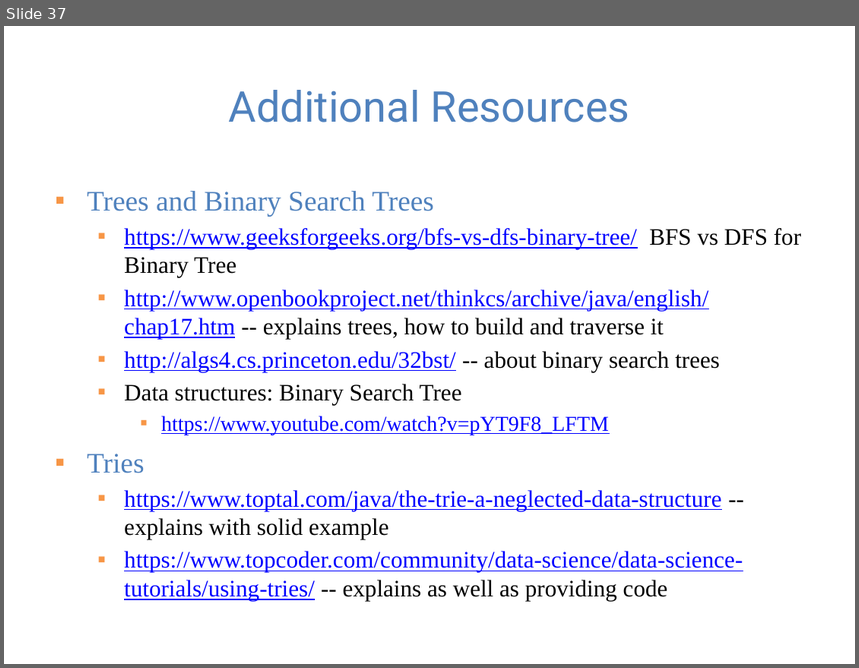
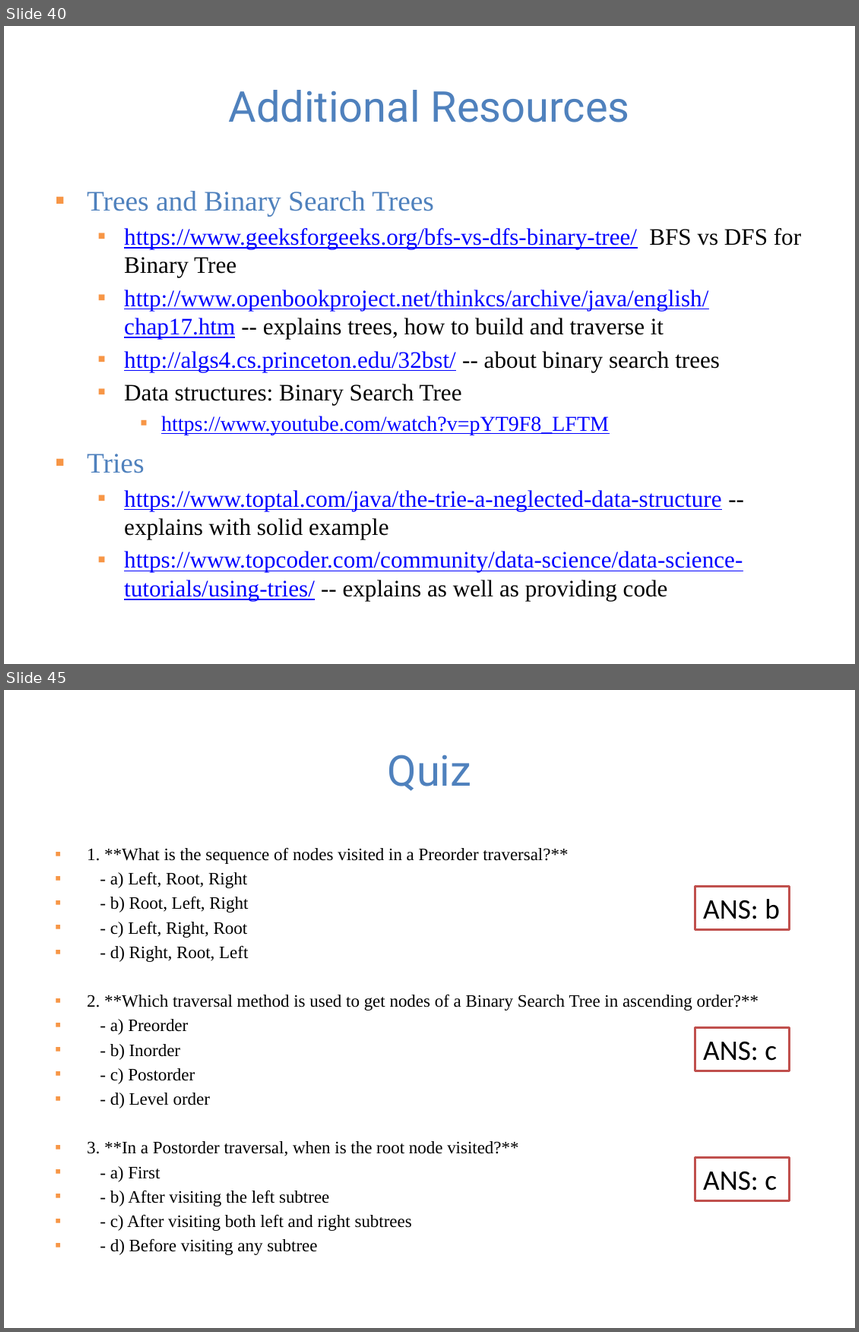
Before and after one commit to guhofstra/CSC111Fa25, a slide deck: PPTs/Lecture 8-binary search tree and trie.pptx. Shown one above the other, each under a label of ours: slide 37 before the commit, slides 40 and 45 after it; the slides between them are not shown. The pictures are 859x668 and 859x1332 pixels, drawn with LibreOffice and Linux fonts; fonts in the diff are those of the drawing. Boxes give left, top, right and bottom in pixels: in the first picture for what was removed or moved away, otherwise in the second. Text is boxed around its words. In the diff, an @@ line names an element or a change of style, - is before the commit and + after.

```diff
--- a/PPTs/Lecture 8-binary search tree and trie.pptx
+++ b/PPTs/Lecture 8-binary search tree and trie.pptx
@@ slide 45 added at bbox=[4, 690, 855, 1328], background #FFFFFF @@
@@ title added at bbox=[388, 755, 472, 791], 36 pt, text #4F81BD @@
+Quiz
@@ text added at bbox=[87, 847, 759, 1255], 14.8 pt, text #000000 @@
+▪ 1. **What is the sequence of nodes visited in a Preorder traversal?**
+▪ - a) Left, Root, Right
+▪ - b) Root, Left, Right
+▪ - c) Left, Right, Root
+▪ - d) Right, Root, Left
+▪ 2. **Which traversal method is used to get nodes of a Binary Search Tree in ascending order?**
+▪ - a) Preorder
+▪ - b) Inorder
+▪ - c) Postorder
+▪ - d) Level order
+▪ 3. **In a Postorder traversal, when is the root node visited?**
+▪ - a) First
+▪ - b) After visiting the left subtree
+▪ - c) After visiting both left and right subtrees
+▪ - d) Before visiting any subtree
@@ rectangle added at bbox=[695, 887, 790, 929], fill #FFFFFF, outline #C0504D 2 pt, 24 pt, text #000000 @@
+ANS: b
@@ rectangle added at bbox=[695, 1028, 790, 1071], fill #FFFFFF, outline #C0504D 2 pt, 24 pt, text #000000 @@
+ANS: c
@@ rectangle added at bbox=[695, 1158, 790, 1201], fill #FFFFFF, outline #C0504D 2 pt, 24 pt, text #000000 @@
+ANS: c
@@ what was slide 37 is now slide 40 @@
```
Also in this commit, not shown: 5 slides changed, 9 other slides added, 42 other files.
